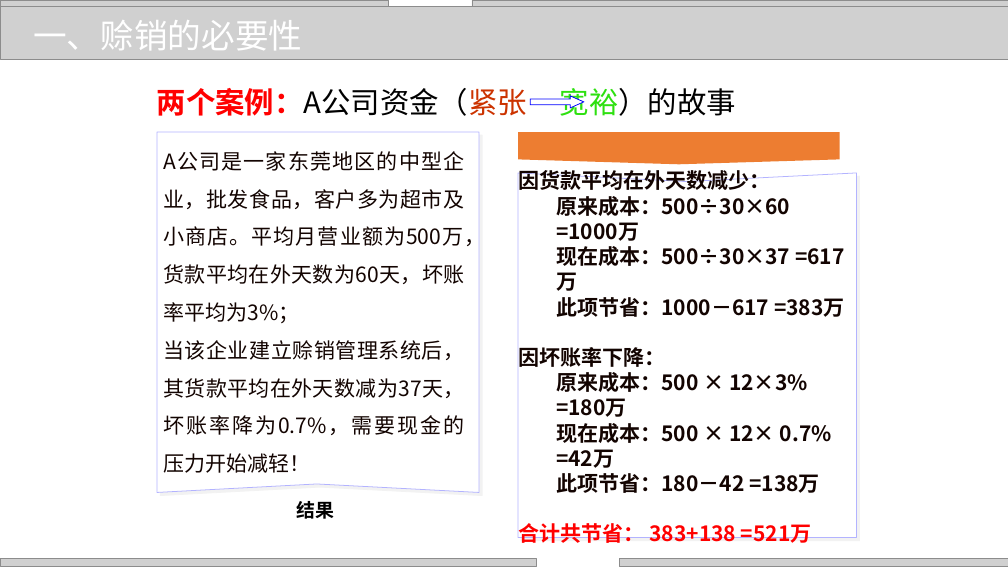
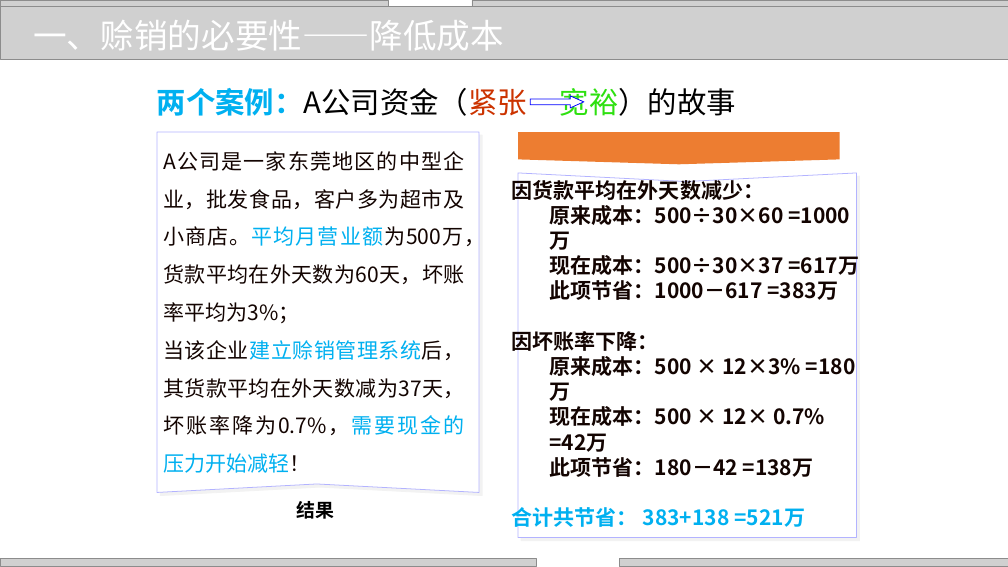
Before and after one commit to zhangjianzhang/internet_credit, a slide deck: slide 5 of files/slides/lecture_10.pptx. Drawn at 1008x567 pixels with LibreOffice and Linux fonts; fonts in the diff are those of the drawing; grey boxes stand for pictures; background and template pictures are left out. Boxes give left, top, right and bottom in pixels: in the first picture for what was removed or moved away, otherwise in the second. Text is boxed around its words. In the diff, an @@ line names an element or a change of style, - is before the commit and + after.

```diff
--- a/files/slides/lecture_10.pptx
+++ b/files/slides/lecture_10.pptx
@@ text at [33, 20, 504, 50]: text changed @@
-一、赊销的必要性
+一、赊销的必要性——降低成本
@@ text "两个案例：A公司资金（紧张 宽裕）的故事" at [157, 88, 736, 116]: text colour #FF0000 to #00B0F0 in "两个案例：A公司资金（紧张" @@
@@ text "A公司是一家东莞地区的中型企业，批发食品，客户多为超市及小商店。平均月营业额为500万，货款平均在外天数为60天，坏账率 ..." at [163, 189, 485, 473]: text colour #130401 to #00B0F0 in "A公司是一家东莞地区的中型企业，批发食品，客户多为超市及小商店。平均月营业额为500万，货款平均在外天数为60天，坏账率 ...", "当该企业建立赊销管理系统后，其货款平均在外天数减为37天，坏账率降为0.7%，需要现金的压力开始减轻！" @@
@@ text "因货款平均在外天数减少：": place and size @@
-text "因货款平均在外天数减少：" at [518, 170, 845, 543]
+text "因货款平均在外天数减少：" at [512, 177, 859, 527]
@@ text at [512, 507, 805, 527]: text colour #FF0000 to #00B0F0 in "合计共节省： 383+138 =521万" @@
```
Also in this commit, not shown: 48 other slides changed, 1 slide removed, 4 other files.
